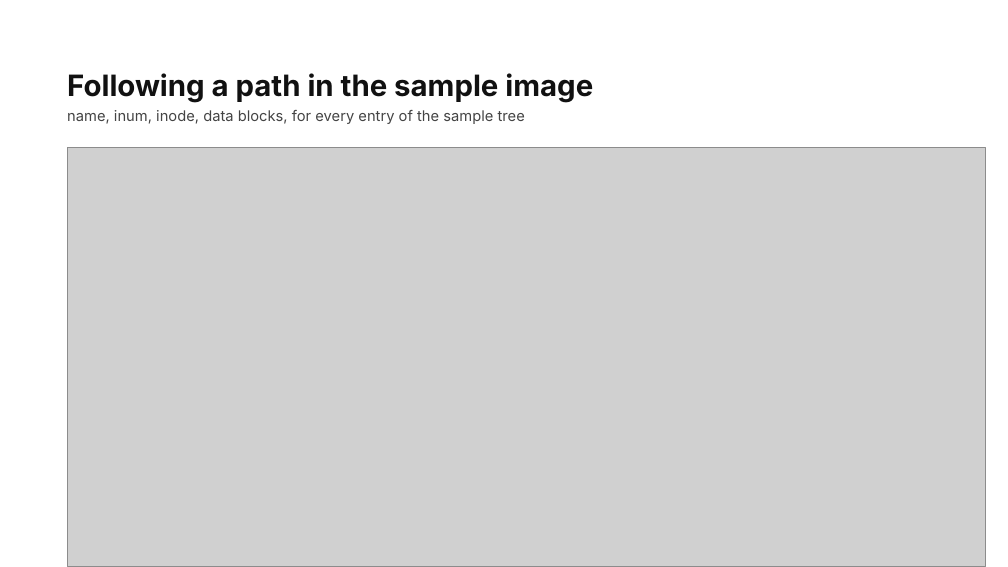
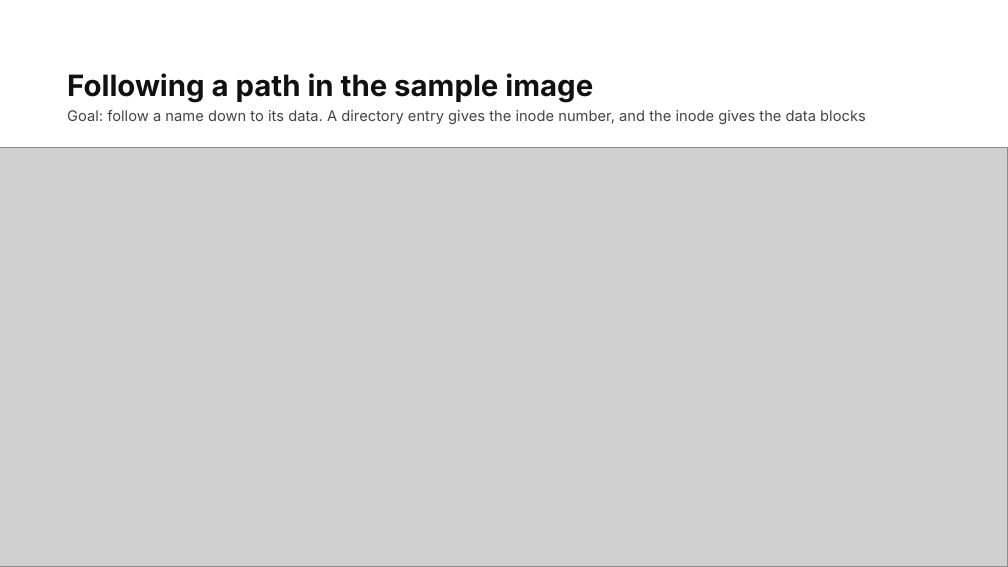
Before and after one commit to ButWhySo/os-xcheck, a slide deck: slide 9 of xcheck.pptx. Drawn at 1008x567 pixels with LibreOffice and Linux fonts; fonts in the diff are those of the drawing; grey boxes stand for pictures. Boxes give left, top, right and bottom in pixels: in the first picture for what was removed or moved away, otherwise in the second. Text is boxed around its words. In the diff, an @@ line names an element or a change of style, - is before the commit and + after.

```diff
--- a/xcheck.pptx
+++ b/xcheck.pptx
@@ text at [67, 110, 866, 124]: text changed @@
-name, inum, inode, data blocks, for every entry of the sample tree
+Goal: follow a name down to its data. A directory entry gives the inode number, and the inode gives the data blocks
@@ picture: place and size @@
-picture at [67, 147, 986, 567]
+picture at [0, 147, 1007, 567]
```
Also in this commit, not shown: 6 other slides changed.
